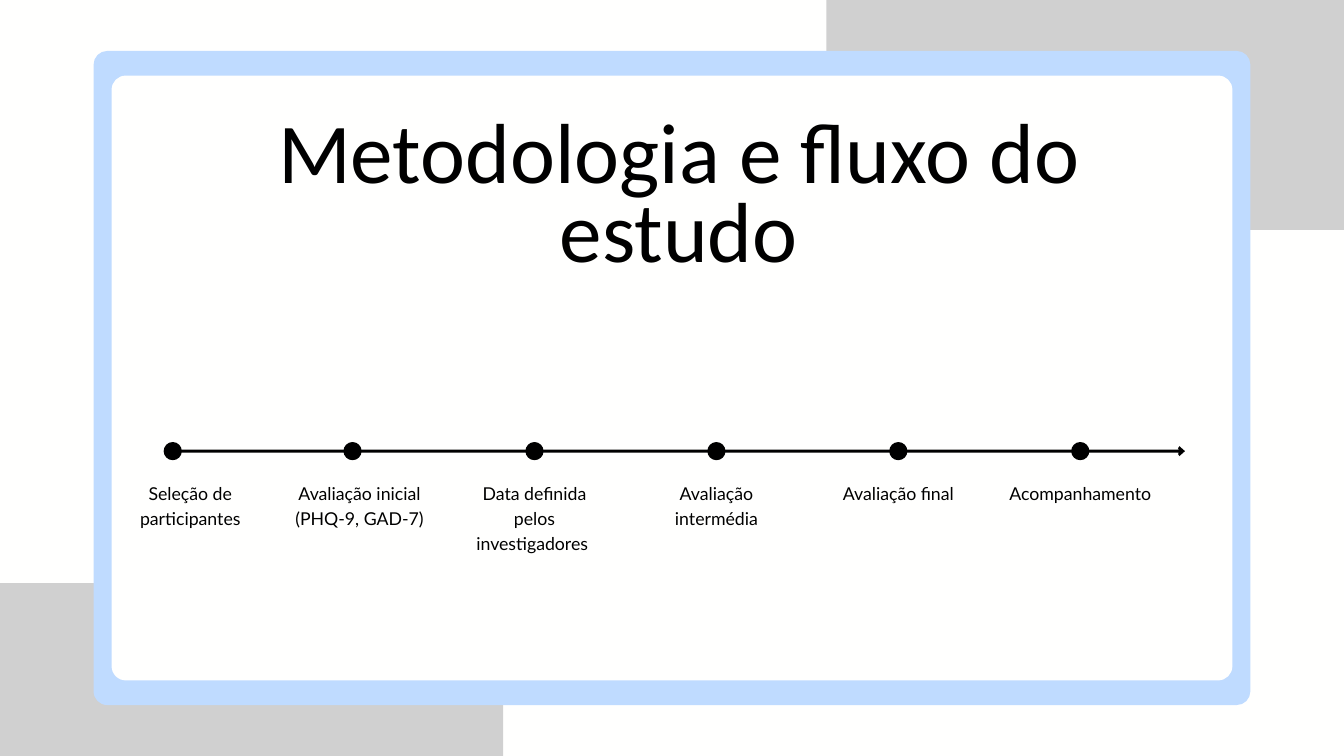
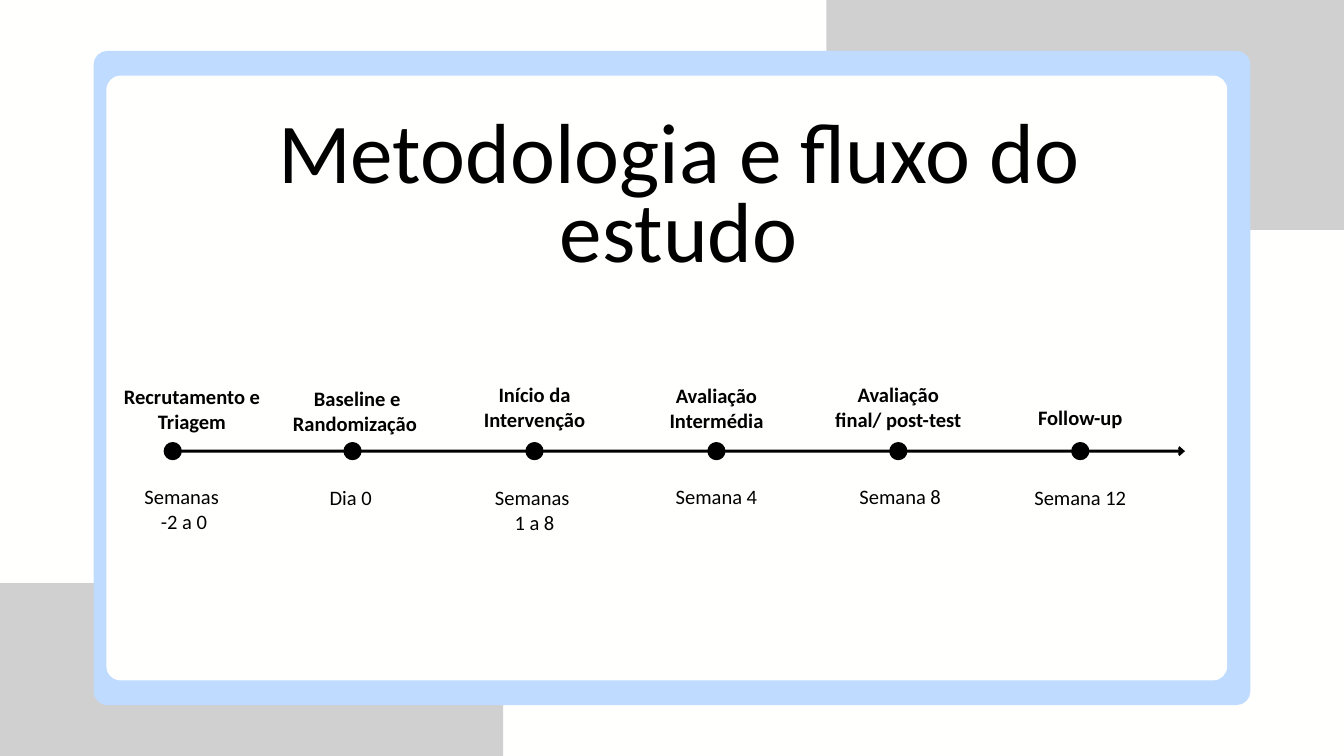
Before and after one commit to sofiawxys/Projeto_FerramentasProdutividade_G_2_E3, a slide deck: slide 5 of MindMove.pptx. Drawn at 1344x756 pixels with LibreOffice and Linux fonts; fonts in the diff are those of the drawing; grey boxes stand for pictures. Boxes give left, top, right and bottom in pixels: in the first picture for what was removed or moved away, otherwise in the second. Text is boxed around its words. In the diff, an @@ line names an element or a change of style, - is before the commit and + after.

```diff
--- a/MindMove.pptx
+++ b/MindMove.pptx
@@ freeform shape: place and size @@
-freeform shape at (112, 75, 1232, 680)
+freeform shape at (106, 75, 1227, 680)
@@ text at (484, 387, 585, 431): text changed; size 19 to 22 pt; font Lato to Calibri; bold on @@
-Data definida pelos investigadores
+Início da Intervenção
@@ text at (670, 388, 764, 428): text changed; size 19 to 22 pt; font Lato to Calibri; bold on @@
-Avaliação intermédia
+Avaliação Intermédia
@@ text at (835, 387, 961, 431): text changed; size 19 to 22 pt; font Lato to Calibri; bold on @@
-Avaliação final
+Avaliação final/ post-test
@@ text at (124, 390, 260, 433): text changed; size 19 to 22 pt; font Lato to Calibri; bold on @@
-Seleção de participantes
+Recrutamento e Triagem
@@ text at (293, 391, 417, 435): text changed; size 19 to 22 pt; font Lato to Calibri; bold on @@
-Avaliação inicial (PHQ-9, GAD-7)
+Baseline e Randomização
@@ text added at (1038, 410, 1122, 429), 22 pt, text #000000, bold @@
+Follow-up
@@ text added at (144, 490, 218, 529), 22 pt, text #000000 @@
+Semanas
+-2 a 0
@@ text added at (330, 491, 371, 505), 22 pt, text #000000 @@
+Dia 0
@@ text added at (495, 491, 569, 530), 22 pt, text #000000 @@
+Semanas
+1 a 8
@@ text added at (676, 490, 757, 504), 22 pt, text #000000 @@
+Semana 4
@@ text added at (859, 490, 940, 504), 22 pt, text #000000 @@
+Semana 8
@@ text removed at (1009, 487, 1151, 503) @@
-Acompanhamento
@@ text added at (1034, 491, 1126, 505), 22 pt, text #000000 @@
+Semana 12
```
Also in this commit, not shown: 8 other slides changed.
